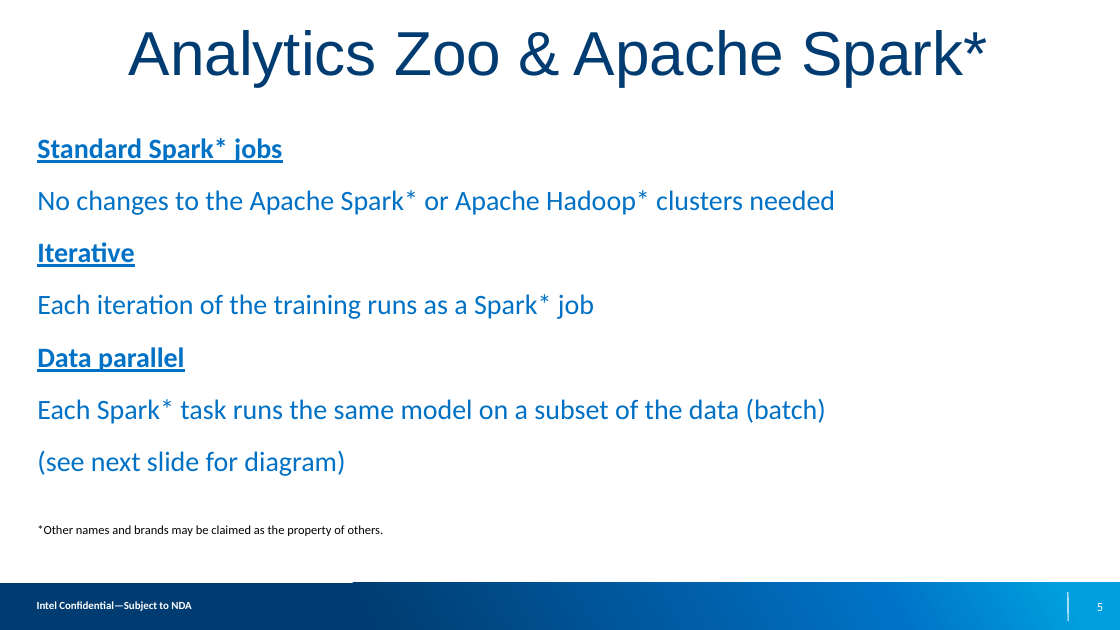
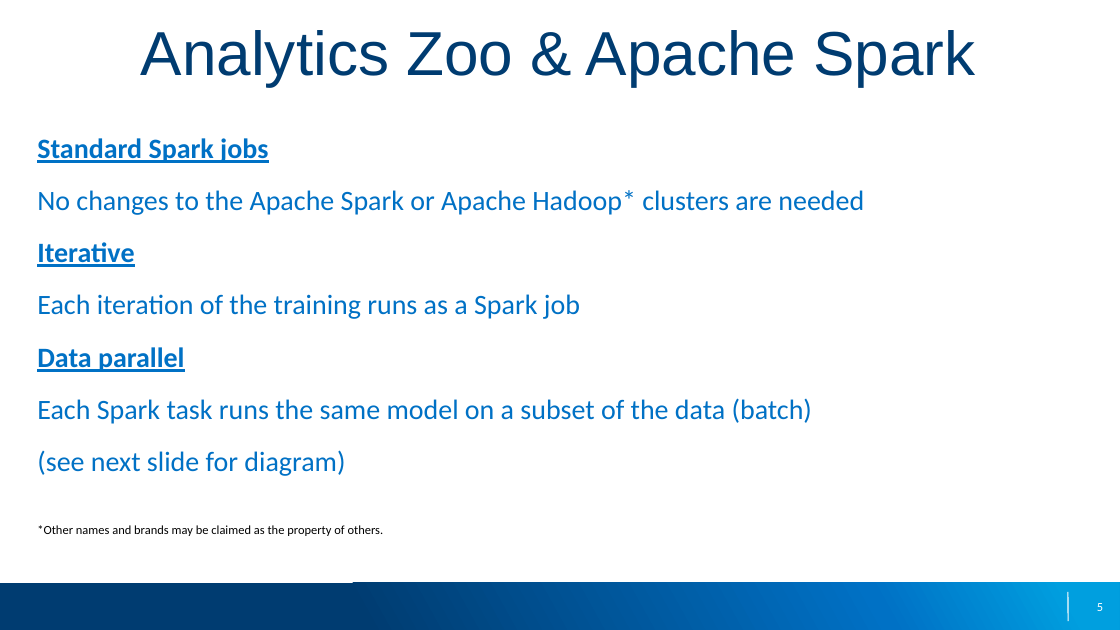
Before and after one commit to elephantscale/intel-analytics-zoo-tutorials, a slide deck: slide 5 of slides/1-Analytics-Zoo-Overview.pptx. Drawn at 1120x630 pixels with LibreOffice and Linux fonts; fonts in the diff are those of the drawing; background and template pictures are left out. Boxes give left, top, right and bottom in pixels: in the first picture for what was removed or moved away, otherwise in the second. Text is boxed around its words. In the diff, an @@ line names an element or a change of style, - is before the commit and + after.

Commit message:
fix overview slides [2]
- incorporated Intel feedback
- taken care of of copyright signs

```diff
--- a/slides/1-Analytics-Zoo-Overview.pptx
+++ b/slides/1-Analytics-Zoo-Overview.pptx
@@ title at box(141, 30, 975, 86): text changed @@
-Analytics Zoo & Apache Spark*
+Analytics Zoo & Apache Spark
@@ text at box(37, 138, 864, 215): text changed @@
-Standard Spark* jobs
-No changes to the Apache Spark* or Apache Hadoop* clusters needed
+Standard Spark jobs
+No changes to the Apache Spark or Apache Hadoop* clusters are needed
@@ text at box(37, 294, 580, 319): text changed @@
-Each iteration of the training runs as a Spark* job
+Each iteration of the training runs as a Spark job
@@ text at box(37, 398, 812, 424): text changed @@
-Each Spark* task runs the same model on a subset of the data (batch)
+Each Spark task runs the same model on a subset of the data (batch)
@@ text removed at box(37, 601, 191, 611) @@
-Intel Confidential—Subject to NDA
```
Also in this commit, not shown: 40 other slides changed, 1 slide added, 1 slide removed.
